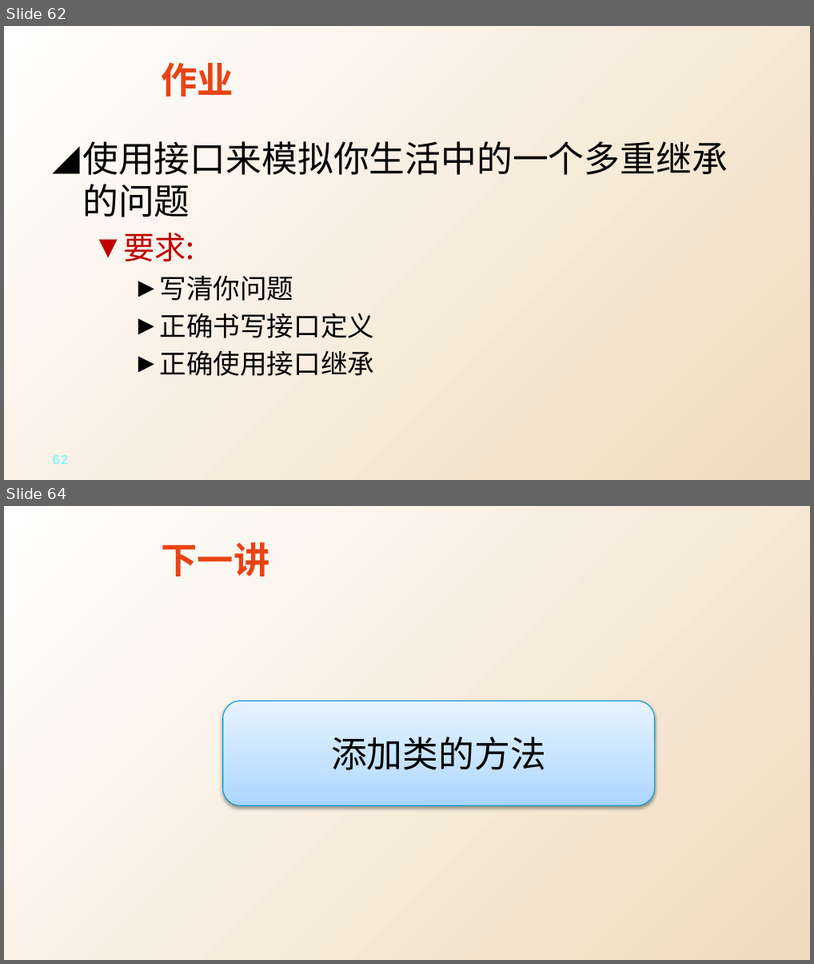
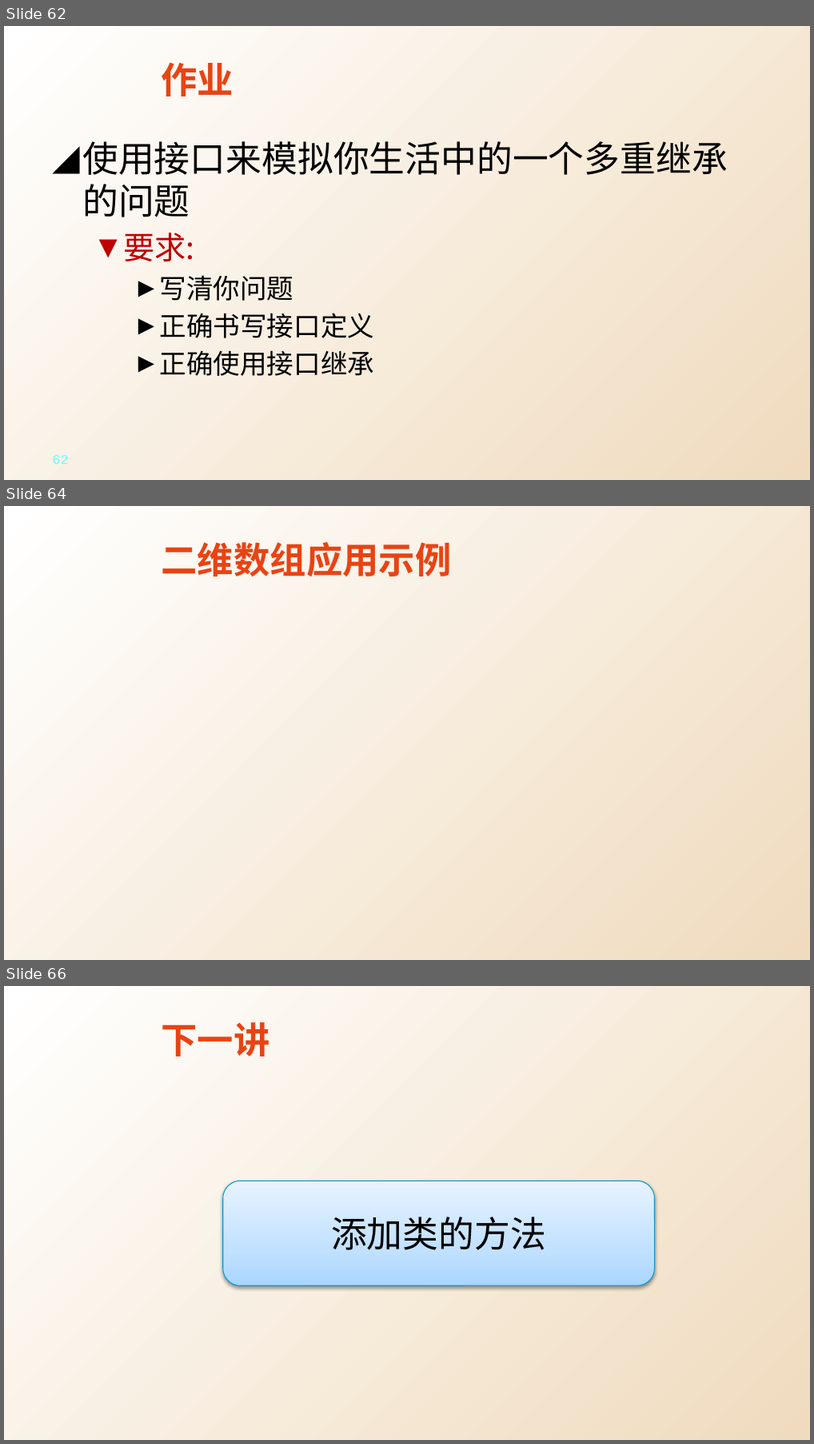
Before and after one commit to nbcc-java/PPT, a slide deck: ch04继承和多态.pptx. Shown one above the other, each under a label of ours: slides 62 and 64 before the commit, slides 62, 64 and 66 after it; the slides between them are not shown. The pictures are 814x964 and 814x1444 pixels, drawn with LibreOffice and Linux fonts; fonts in the diff are those of the drawing; background and template pictures are left out. Boxes give left, top, right and bottom in pixels: in the first picture for what was removed or moved away, otherwise in the second. Text is boxed around its words. In the diff, an @@ line names an element or a change of style, - is before the commit and + after.

```diff
--- a/ch04继承和多态.pptx
+++ b/ch04继承和多态.pptx
@@ slide 64 added at <box>4,506,810,960</box>, background gradient #F0DBBE to #FFFFFF @@
@@ title added at <box>162,542,452,576</box>, 32.4 pt, text #E94313, bold @@
+二维数组应用示例
@@ what was slide 64 is now slide 66 @@
```
Also in this commit, not shown: 1 other slide added, 4 other files.
